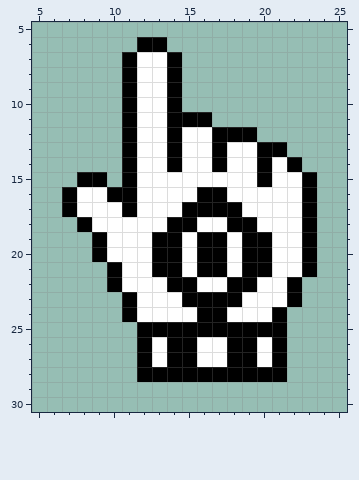
One commit to this pixel-art sprite: src/hand2.png. Above is the file before it was changed.
The file is 32x32 pixels. Shown: x 5..25, y 5..30.
The same view after the edit:
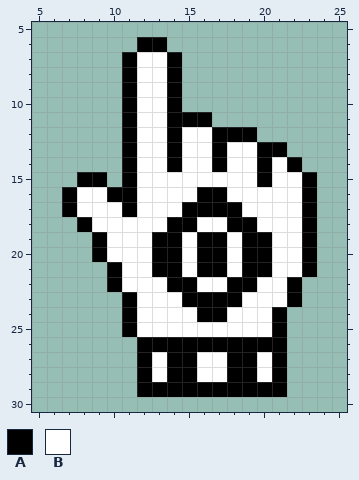
Palette (. is transparent): A #000000  B #ffffff
The exact change:
y 25: x 11..20 .AAAAAAAAA -> ABBBBBBBBB
y 26: x 13 B -> A; x 16..17 BB -> AA; x 20 B -> A
y 28: x 13 A -> B; x 16..17 AA -> BB; x 20 A -> B
y 29: x 12..21 .......... -> AAAAAAAAAA
Where, in picture pixels (left, top, right, bottom), the same in both pictures:
changed: (122, 322, 287, 397)
